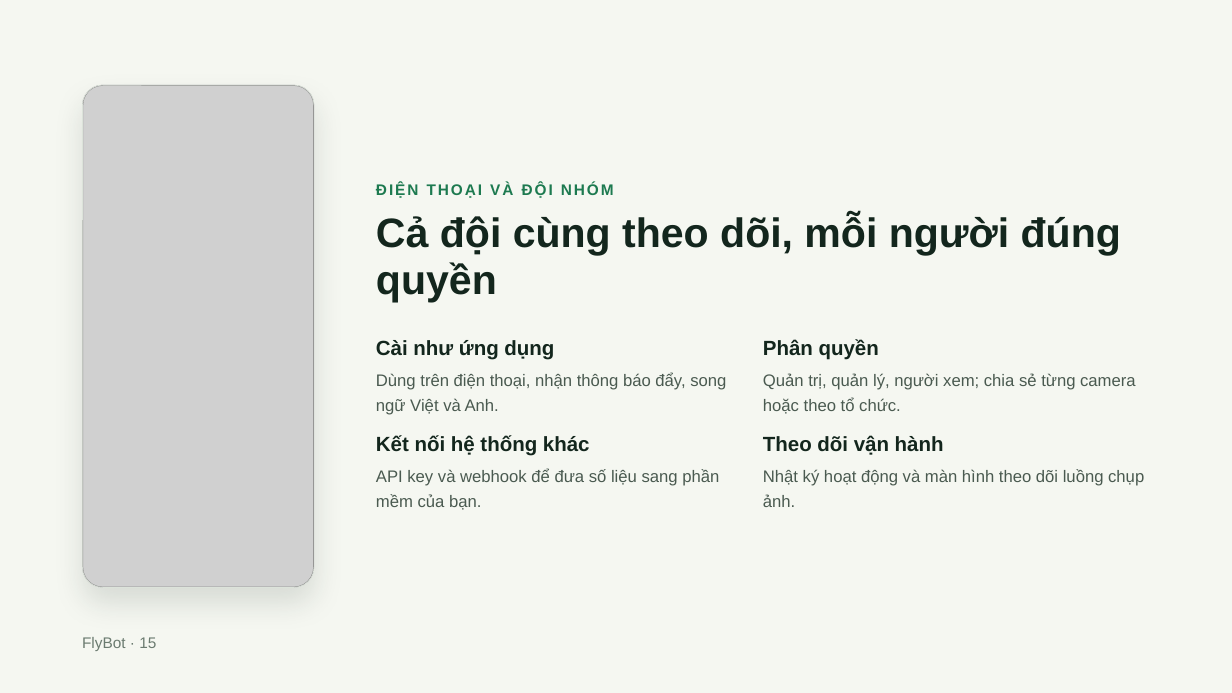
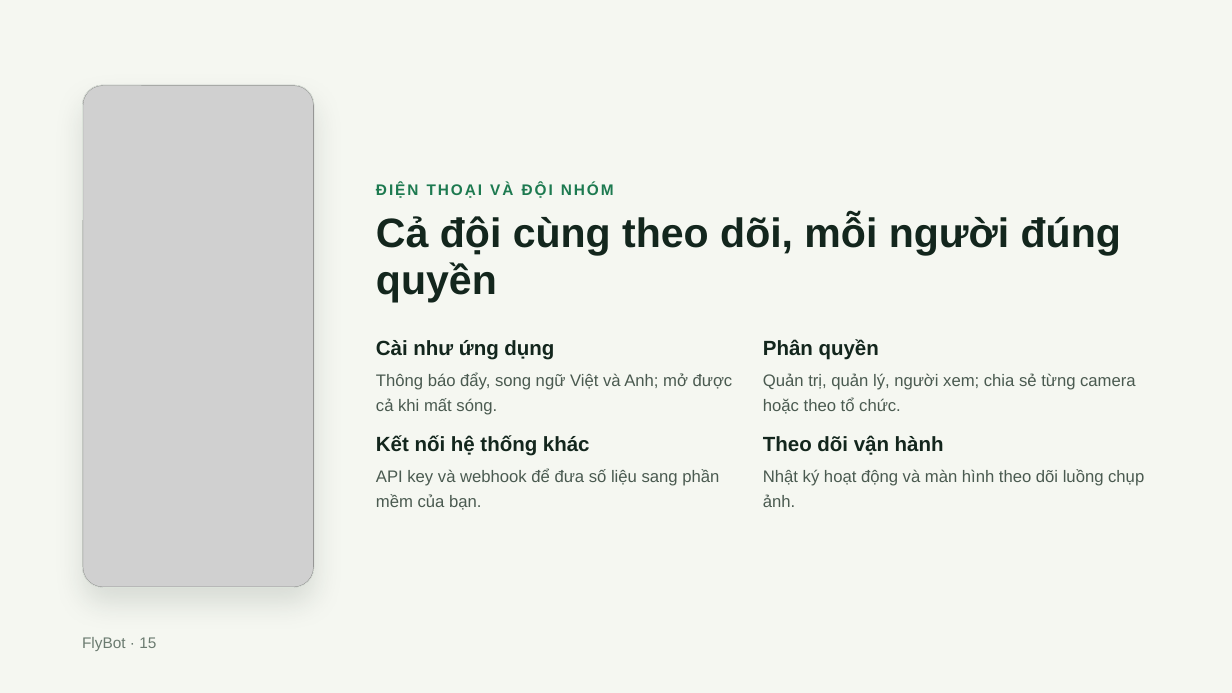
Before and after one commit to agrhub/flybot, a slide deck: slide 15 of FlyBot – Giới thiệu ứng dụng.pptx. Drawn at 1232x693 pixels with LibreOffice and Linux fonts; fonts in the diff are those of the drawing; grey boxes stand for pictures. Boxes give left, top, right and bottom in pixels: in the first picture for what was removed or moved away, otherwise in the second. Text is boxed around its words. In the diff, an @@ line names an element or a change of style, - is before the commit and + after.

```diff
--- a/FlyBot – Giới thiệu ứng dụng.pptx
+++ b/FlyBot – Giới thiệu ứng dụng.pptx
@@ text at (376, 372, 733, 415): text changed @@
-Dùng trên điện thoại, nhận thông báo đẩy, song ngữ Việt và Anh.
+Thông báo đẩy, song ngữ Việt và Anh; mở được cả khi mất sóng.
```
Also in this commit, not shown: 11 other slides changed, 1 other file.
